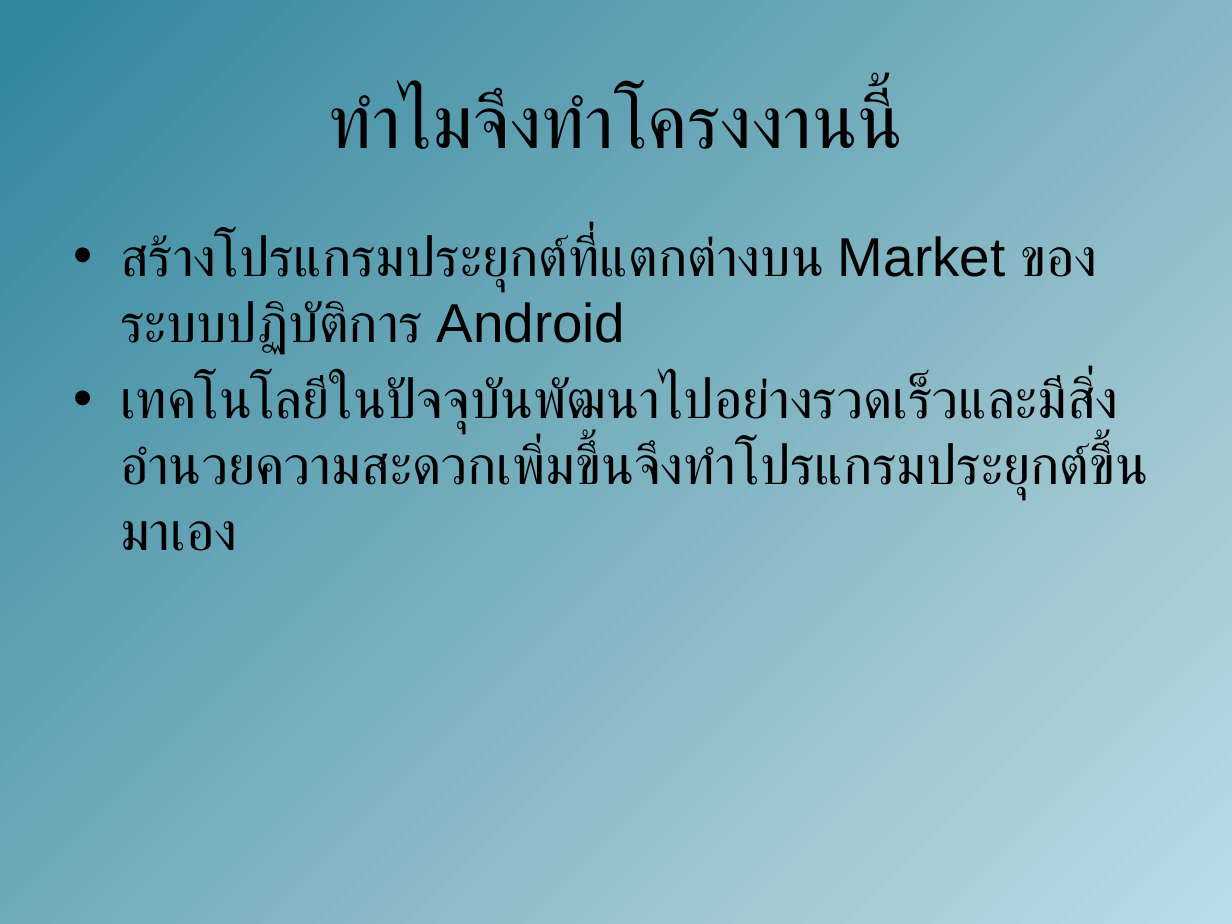
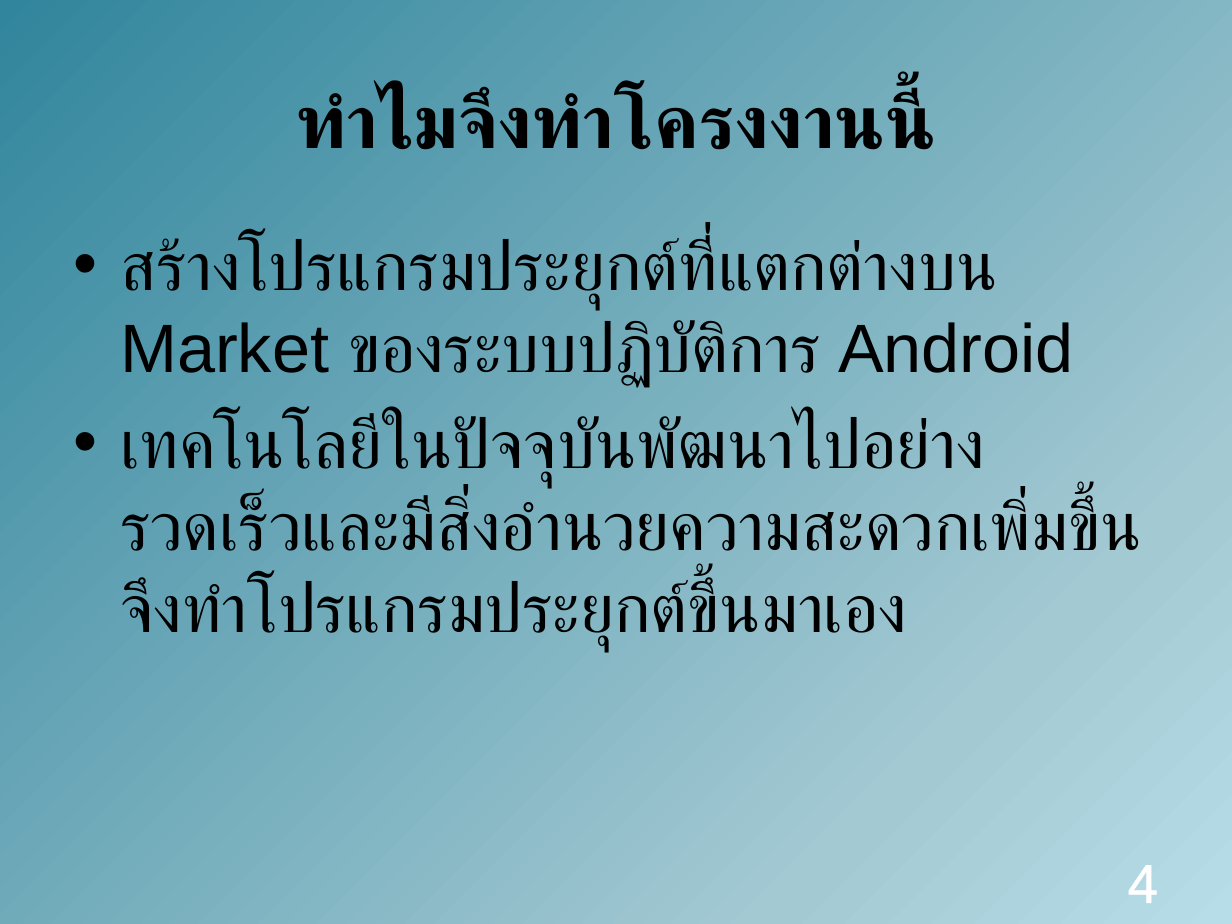
Before and after one commit to amfeelgood/Senior_Project, a slide deck: slide 4 of Doc/ProjectPresentation1.pptx (slide 2 before the commit). Drawn at 1232x924 pixels with LibreOffice and Linux fonts; fonts in the diff are those of the drawing. Boxes give left, top, right and bottom in pixels: in the first picture for what was removed or moved away, otherwise in the second. Text is boxed around its words. In the diff, an @@ line names an element or a change of style, - is before the commit and + after.

```diff
--- a/Doc/ProjectPresentation1.pptx
+++ b/Doc/ProjectPresentation1.pptx
@@ title "ทำไมจึงทำโครงงานนี้" at (296,89,921,150): bold on @@
@@ text "สร้างโปรแกรมประยุกต์ที่แตกต่างบน Market ของระบบปฏิบัติการ An ..." at (120,237,1141,651): size 32 to 40 pt; more space between paragraphs @@
@@ page number added at (1128,865,1158,903), 32 pt, text #FFFFFF @@
+4
```
Also in this commit, not shown: 15 other slides changed, 3 slides added, 1 slide removed.
